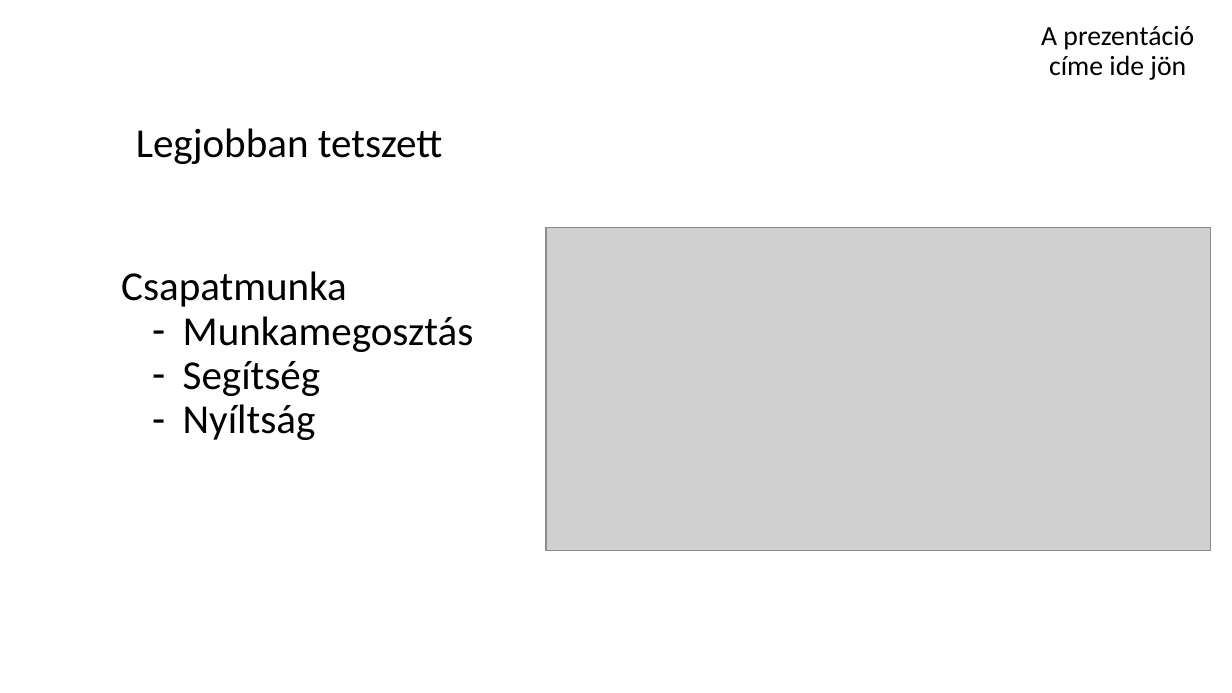
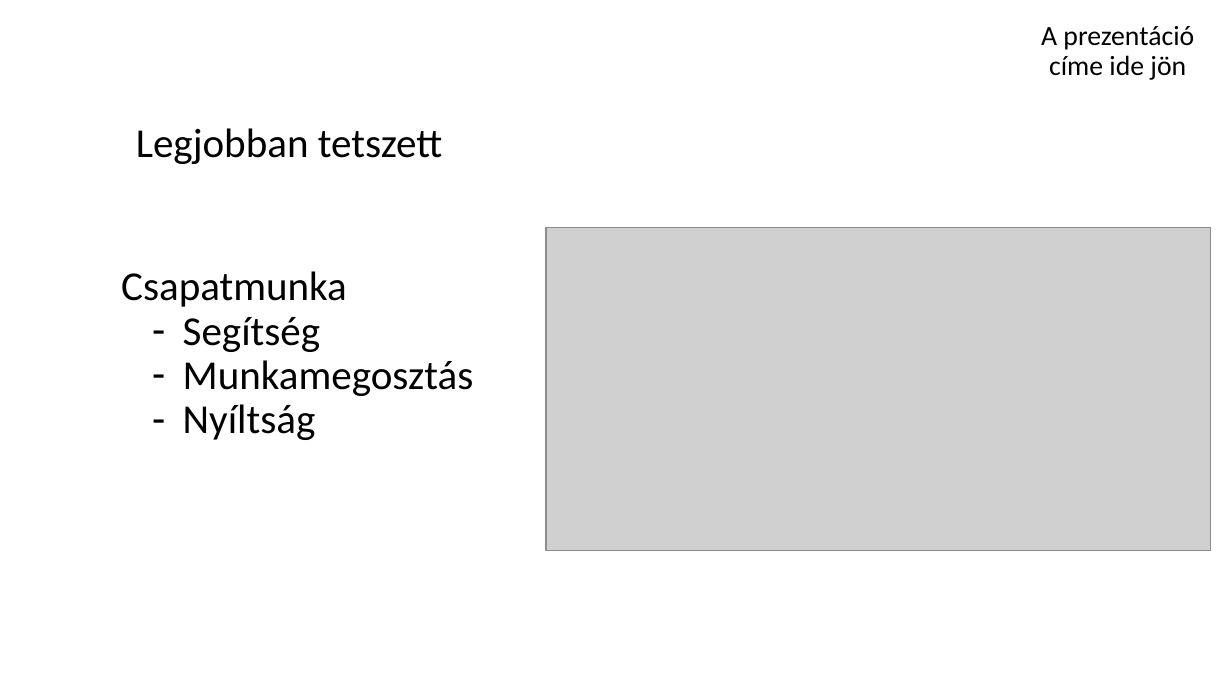
Before and after one commit to schonherz-java-ee-2016-summer/project, a slide deck: slide 5 of presentations/landing/Erdohegyi_Laszlo/java_ee_presentation_el.pptx. Drawn at 1232x693 pixels with LibreOffice and Linux fonts; fonts in the diff are those of the drawing; grey boxes stand for pictures; background and template pictures are left out. Boxes give left, top, right and bottom in pixels: in the first picture for what was removed or moved away, otherwise in the second. Text is boxed around its words. In the diff, an @@ line names an element or a change of style, - is before the commit and + after.

Commit message:
Modified my presentation

```diff
--- a/presentations/landing/Erdohegyi_Laszlo/java_ee_presentation_el.pptx
+++ b/presentations/landing/Erdohegyi_Laszlo/java_ee_presentation_el.pptx
@@ subtitle at <box>183,317,321,352</box>: paragraph added @@
+– Segítség
@@ subtitle at <box>183,361,321,396</box>: paragraph removed @@
-– Segítség
```
Also in this commit, not shown: 3 other slides changed.
